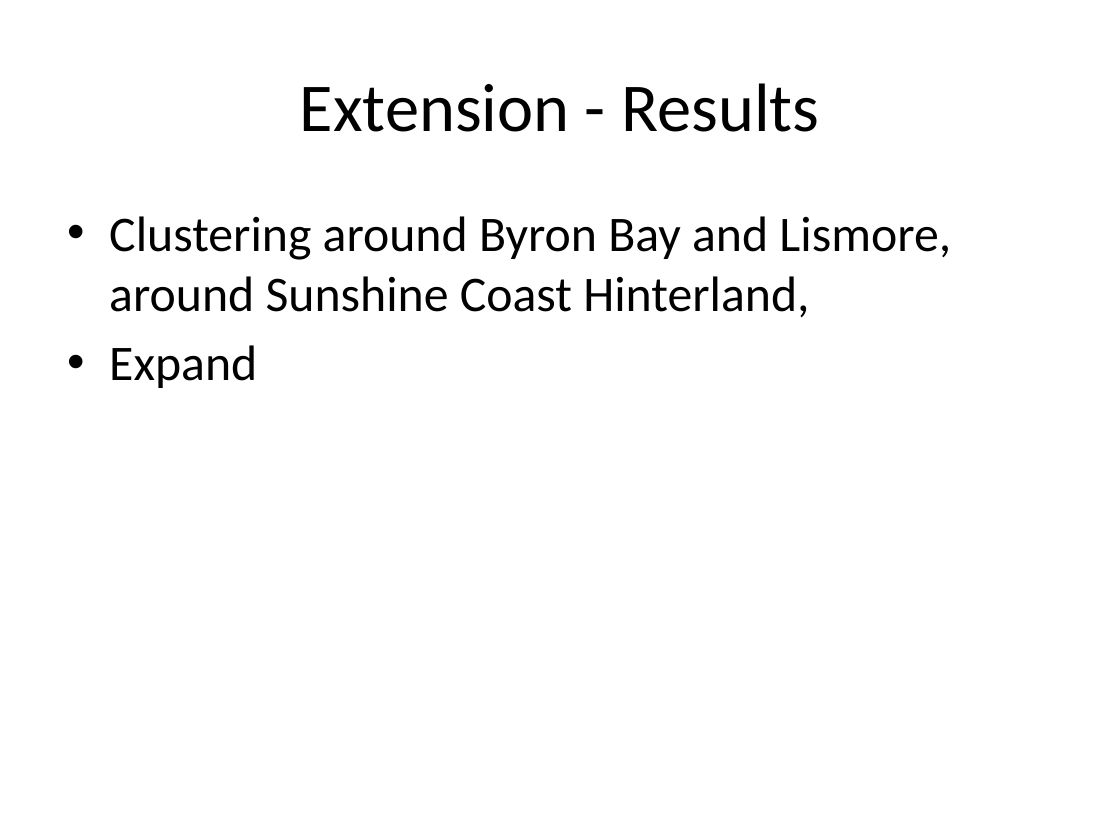
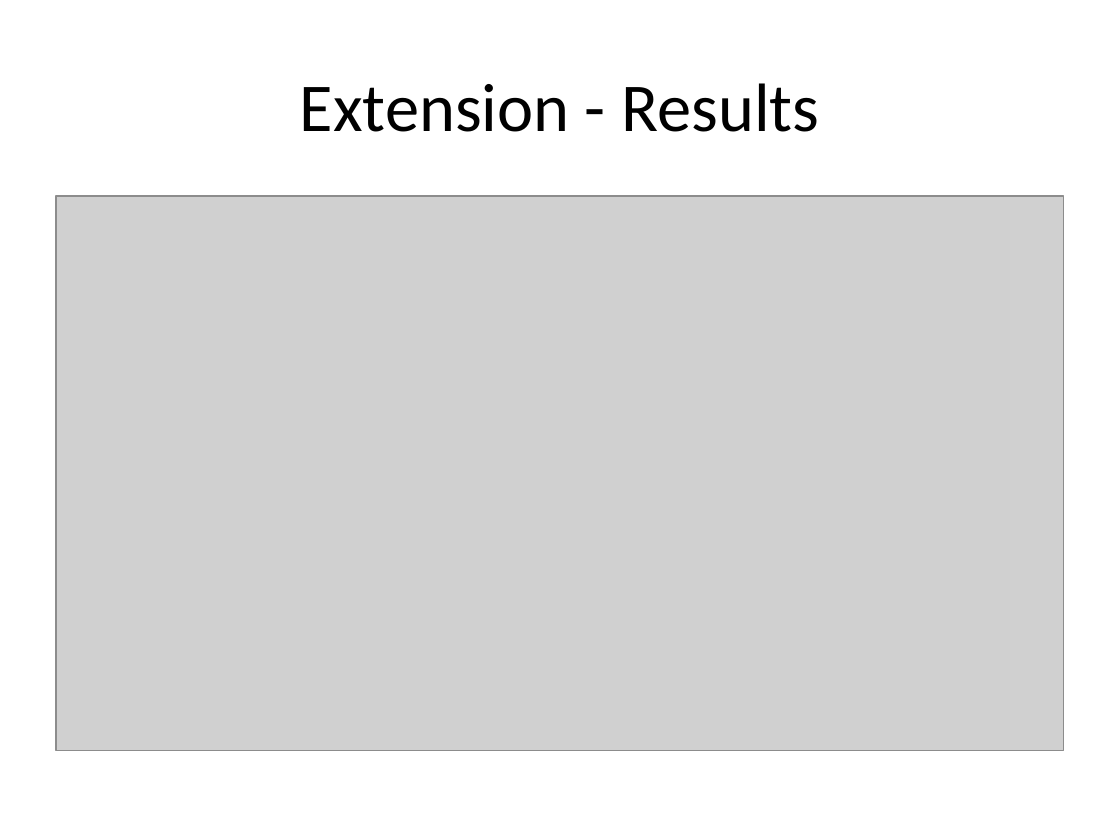
Before and after one commit to mertz2001/stat-inference, a slide deck: slide 19 of STAT3013 Project draft2.pptx (slide 20 before the commit). Drawn at 1120x840 pixels with LibreOffice and Linux fonts; fonts in the diff are those of the drawing; grey boxes stand for pictures. Boxes give left, top, right and bottom in pixels: in the first picture for what was removed or moved away, otherwise in the second. Text is boxed around its words. In the diff, an @@ line names an element or a change of style, - is before the commit and + after.

```diff
--- a/STAT3013 Project draft2.pptx
+++ b/STAT3013 Project draft2.pptx
@@ picture added at [56,196,1064,750] @@
@@ text removed at [109,216,951,388] @@
-• Clustering around Byron Bay and Lismore, around Sunshine Coast Hinterland,
-• Expand
```
Also in this commit, not shown: 2 other slides changed, 4 slides added, 1 slide removed, 1 other file.
